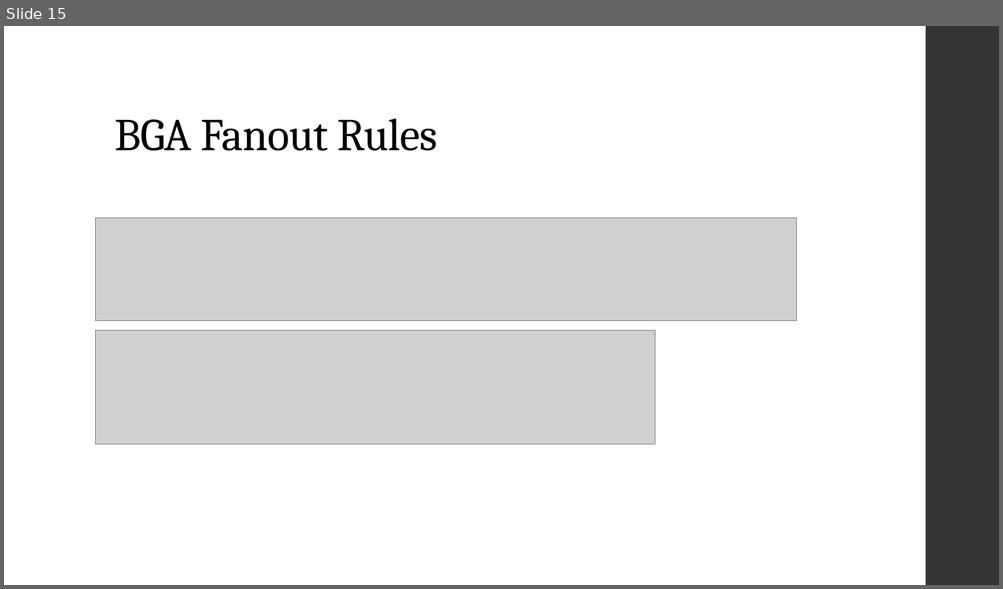
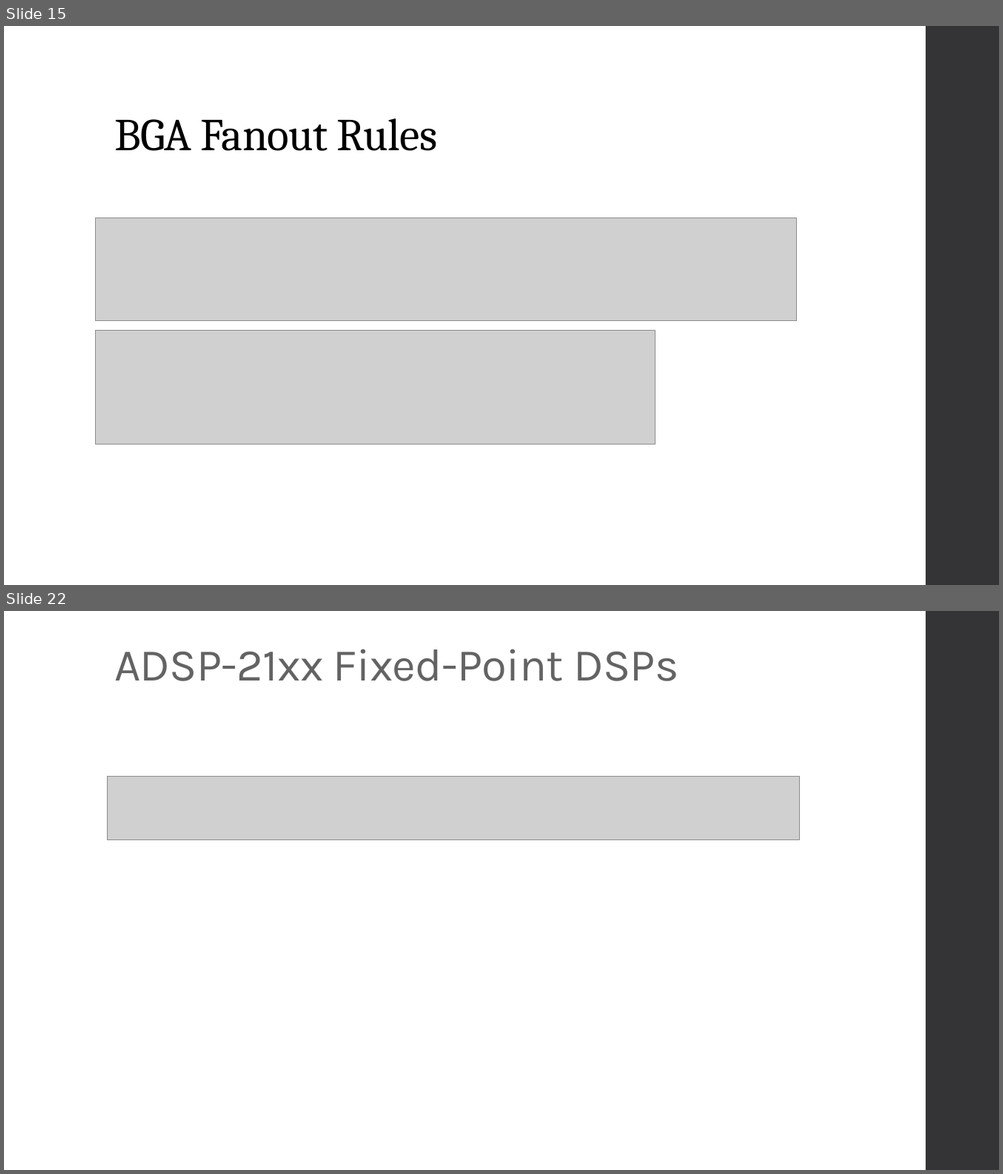
Before and after one commit to altay-brusan/blackfin-som, a slide deck: Artifacts/Reports/Design Guide.pptx. Shown one above the other, each under a label of ours: slide 15 before the commit, slides 15 and 22 after it; the slides between them are not shown. The pictures are 1003x589 and 1003x1174 pixels, drawn with LibreOffice and Linux fonts; fonts in the diff are those of the drawing; grey boxes stand for pictures. Boxes give left, top, right and bottom in pixels: in the first picture for what was removed or moved away, otherwise in the second. Text is boxed around its words. In the diff, an @@ line names an element or a change of style, - is before the commit and + after.

```diff
--- a/Artifacts/Reports/Design Guide.pptx
+++ b/Artifacts/Reports/Design Guide.pptx
@@ slide 22 added at (4,611,999,1170), background #FFFFFF; not listed: 1 template element that a slide beside it also shows @@
@@ title added at (114,649,678,681), 44 pt, text #636363 @@
+ADSP-21xx Fixed-Point DSPs
@@ picture added at (107,777,800,840) @@
```
Also in this commit, not shown: 13 other slides added, 11 other files.
